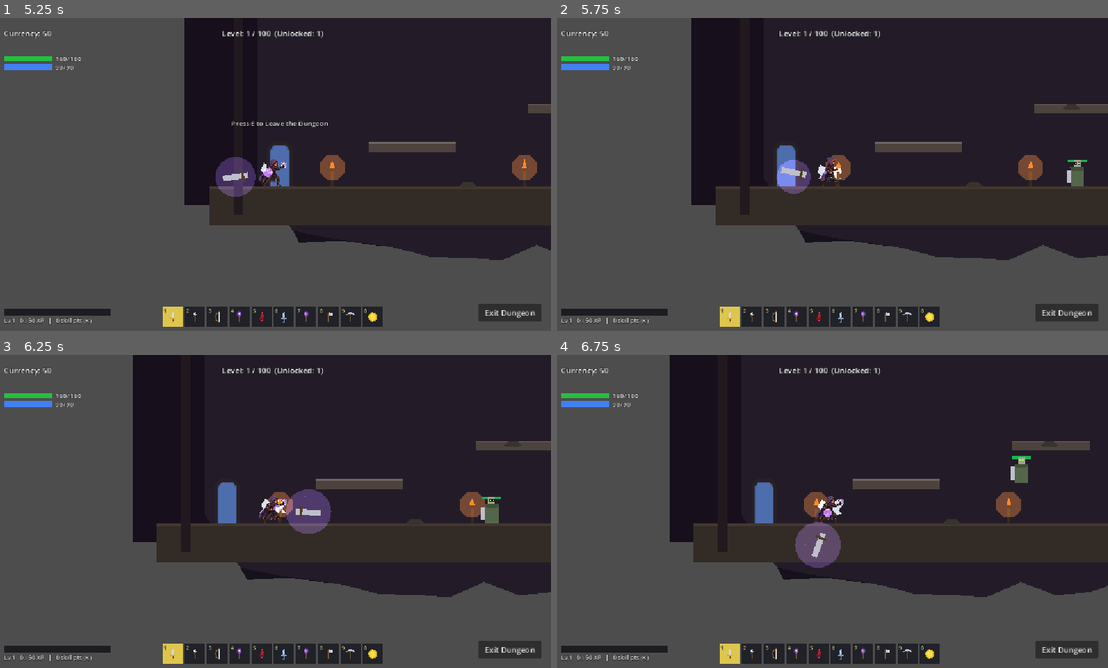
Above: before the commit, frames 1-4 (two rows, left to right).
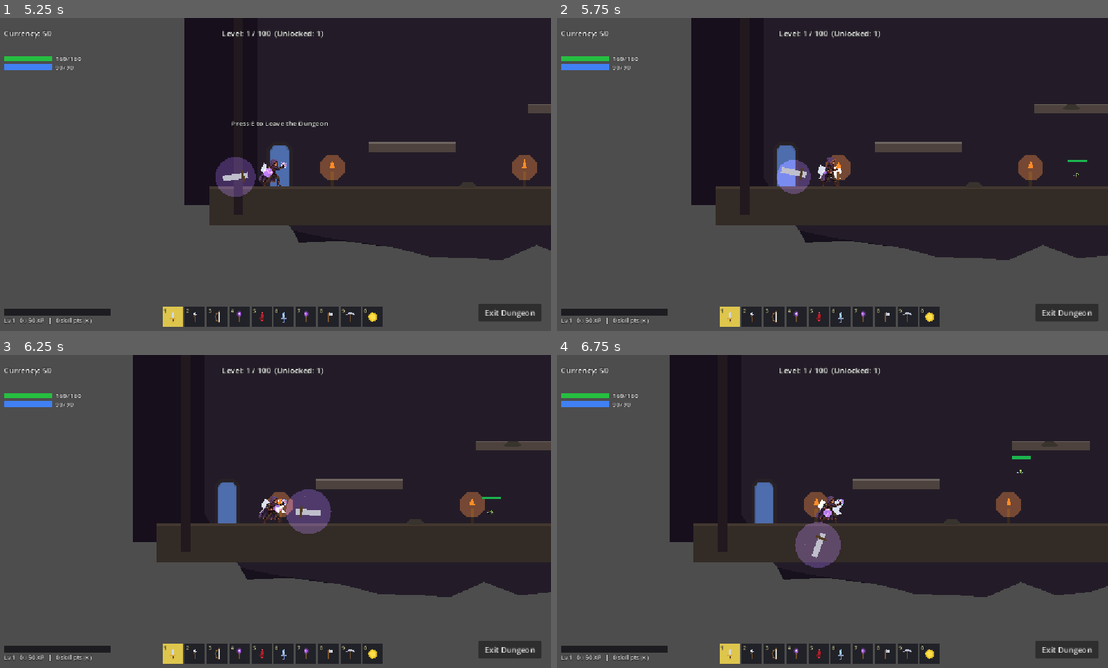
Above: after the commit, the same moments.

Repository: Bachana401/deepwood
Game: Godot game, scene res://dungeon_interior.tscn
Same seed, same stepped clock (60 frames per second), same inputs: the game is played once before the commit and once after it. This scene is started directly instead of the project's main scene. Sound files missing from this copy of the repository are replaced by a short silence.
Inputs (mouse positions are in pixels of both pictures, inside the frame that each line leads up to):
- Up to frame 1 (5.25 s): move the mouse to (242, 237) at 0.52 s; press the mouse at (242, 237) at 0.53 s; hold D (move_right) 0.53-1.25 s; tap Space (jump) at 0.77, 1.07, 3.77, 4.07 s; release the mouse at (242, 237) at 1.25 s; drag from (440, 221) to (154, 218) at 1.27 s; move the mouse to (104, 127) at 2.02 s; hold A (move_left) 2.03-2.75 s; hold P (admin_panel) 2.03-2.75 s; click (104, 127) at 2.3 s; drag from (303, 174) to (512, 111) at 2.77 s; move the mouse to (187, 96) at 3.52 s; press the mouse at (187, 96) at 3.53 s; hold A (move_left) 3.53-4.25 s; tap F (enter_dungeon) at 3.6 s; release the mouse at (187, 96) at 4.25 s; drag from (396, 158) to (269, 174) at 4.27 s; move the mouse to (159, 190) at 5.02 s; press the mouse at (159, 190) at 5.03 s; hold D (move_right) from 5.03 s (still down); tap E (interact) at 5.1 s
- Up to frame 2 (5.75 s): keep holding D (move_right)
- Up to frame 3 (6.25 s): release D (move_right) at 5.75 s; release the mouse at (159, 527) at 5.75 s; drag from (330, 442) to (517, 514) at 5.77 s
- Up to frame 4 (6.75 s): move the mouse to (799, 574) at 6.52 s; press the mouse at (799, 574) at 6.53 s; hold D (move_right) from 6.53 s (still down); right-click (799, 574) at 6.6 s

Frame 1 is identical in both runs. In frame 2, 0.2% of the frame differs, in the area x 92-96%, y 45-54%; in frame 3, 0.2%, in the area x 87-91%, y 45-54%; in frame 4, 0.2%.

Commit message:
Sprite-skinned enemies for the first dungeon blocks (levels 1-20)
Downloaded CraftPix "Tiny RPG" enemy sprites now skin the first four 5-level
archetype blocks: Orc (1-5), Blood Monster (6-10), Demon (11-15), Fallen
Soldier (16-20). When an archetype sets "sprite", enemy.gd hides the procedural
body and drives an AnimatedSprite2D (idle/walk/attack/hurt/death) sliced from
the 100x100 strips in art/enemies/<skin>/, with facing flip, hit-flash, death
anim, and respawn reset. SpriteFrames are built once per skin from the strip
widths (no hardcoded frame counts) and shared via a static cache. Nearest
texture filter keeps the pixel art crisp. Stats/weapons/balance unchanged;
blocks 5+ stay procedural. CREDITS.txt records the CraftPix free license.

Co-Authored-By: Claude Opus 4.8 <noreply@anthropic.com>

Diff:
--- a/enemy.gd
+++ b/enemy.gd
@@ -48,14 +48,14 @@
 # enemy body (color/size), picks its weapon mix, and nudges the base stats so
 # the flavor is felt in combat, not just visually.
 const ENEMY_ROSTERS = [
-	# 0 -- Ghouls (levels 1-5): shambling rotten dead, balanced weapon mix.
-	{"name": "Ghoul", "color": Color(0.33, 0.4, 0.29), "accent": Color(0.7, 1.0, 0.45), "scale": 1.0, "shape": "grunt", "weapons": ["sword", "spear", "bow"], "hp_mult": 1.0, "dmg_mult": 1.0, "speed_mult": 1.0},
-	# 1 -- Frost Wights (6-10): frozen undead skirmishers, spear & bow.
-	{"name": "Frost Wight", "color": Color(0.4, 0.5, 0.6), "accent": Color(0.7, 0.92, 1.0), "scale": 0.92, "shape": "frost", "weapons": ["spear", "bow"], "hp_mult": 0.85, "dmg_mult": 1.0, "speed_mult": 1.22},
-	# 2 -- Charred Revenants (11-15): burnt corpses, hit hard but slow.
-	{"name": "Charred Revenant", "color": Color(0.2, 0.15, 0.15), "accent": Color(1.0, 0.5, 0.12), "scale": 1.12, "shape": "ember", "weapons": ["sword", "spear"], "hp_mult": 1.3, "dmg_mult": 1.18, "speed_mult": 0.88},
-	# 3 -- Wraiths (16-20): spectral fast archers that swarm from range.
-	{"name": "Wraith", "color": Color(0.32, 0.22, 0.42), "accent": Color(0.7, 0.4, 1.0), "scale": 0.9, "shape": "wraith", "weapons": ["bow", "bow", "sword"], "hp_mult": 0.78, "dmg_mult": 1.0, "speed_mult": 1.32},
+	# 0 -- Orcs (levels 1-5): balanced weapon mix. [sprite skin]
+	{"name": "Orc", "color": Color(0.33, 0.4, 0.29), "accent": Color(0.7, 1.0, 0.45), "scale": 1.0, "shape": "grunt", "sprite": "orc", "weapons": ["sword", "spear", "bow"], "hp_mult": 1.0, "dmg_mult": 1.0, "speed_mult": 1.0},
+	# 1 -- Blood Fiends (6-10): fast skirmishers. [sprite skin]
+	{"name": "Blood Fiend", "color": Color(0.4, 0.5, 0.6), "accent": Color(0.7, 0.92, 1.0), "scale": 0.92, "shape": "frost", "sprite": "blood_monster", "weapons": ["spear", "bow"], "hp_mult": 0.85, "dmg_mult": 1.0, "speed_mult": 1.22},
+	# 2 -- Demons (11-15): hit hard but slow. [sprite skin]
+	{"name": "Demon", "color": Color(0.2, 0.15, 0.15), "accent": Color(1.0, 0.5, 0.12), "scale": 1.12, "shape": "ember", "sprite": "demon", "weapons": ["sword", "spear"], "hp_mult": 1.3, "dmg_mult": 1.18, "speed_mult": 0.88},
+	# 3 -- Fallen Soldiers (16-20): fast, archers among them. [sprite skin]
+	{"name": "Fallen Soldier", "color": Color(0.32, 0.22, 0.42), "accent": Color(0.7, 0.4, 1.0), "scale": 0.9, "shape": "wraith", "sprite": "soldier", "weapons": ["bow", "bow", "sword"], "hp_mult": 0.78, "dmg_mult": 1.0, "speed_mult": 1.32},
 	# 4 -- Bone Golems (21-25): huge tomb-bone tanks, slow, pure melee.
 	{"name": "Bone Golem", "color": Color(0.52, 0.5, 0.44), "accent": Color(0.86, 0.84, 0.72), "scale": 1.28, "shape": "stone", "weapons": ["sword"], "hp_mult": 1.7, "dmg_mult": 1.22, "speed_mult": 0.78},
 	# 5 -- Rotfiends (26-30): small, fast, diseased jabbers.
@@ -100,6 +100,24 @@
 var character_shape := "grunt"
 var accent_color := Color(0.85, 0.42, 0.3)
 
+# Optional downloaded-spritesheet skin (CraftPix Tiny RPG packs, see
+# art/enemies/). When an archetype sets "sprite", the plain procedural body is
+# hidden and this AnimatedSprite2D drives idle/walk/attack/hurt/death instead.
+const ENEMY_FRAME_SIZE := 100      # each strip is a row of 100x100 frames
+const SPRITE_SCALE := 0.6          # 100px art -> ~60px (tweak if enemies read too big/small)
+const SPRITE_Y_OFFSET := -4.0      # nudge so the character's feet sit on the floor
+const ENEMY_SKIN_ANIMS := {
+	"idle":   {"file": "idle.png",   "fps": 8.0,  "loop": true},
+	"walk":   {"file": "walk.png",   "fps": 12.0, "loop": true},
+	"attack": {"file": "attack.png", "fps": 12.0, "loop": false},
+	"hurt":   {"file": "hurt.png",   "fps": 14.0, "loop": false},
+	"death":  {"file": "death.png",  "fps": 10.0, "loop": false},
+}
+static var _frames_cache := {}     # skin name -> shared SpriteFrames
+var sprite_skin := ""
+var use_sprite := false
+var enemy_sprite: AnimatedSprite2D = null
+
 func _ready() -> void:
 	start_x = global_position.x
 	spawn_position = global_position
@@ -139,6 +157,7 @@
 		weapon_type = weapons[randi() % weapons.size()]
 	character_shape = data.get("shape", "grunt")
 	accent_color = data.get("accent", accent_color)
+	sprite_skin = data.get("sprite", "")
 	wave_hp_multiplier *= float(data.get("hp_mult", 1.0))
 	wave_damage_multiplier *= float(data.get("dmg_mult", 1.0))
 	wave_speed_multiplier *= float(data.get("speed_mult", 1.0))
@@ -151,6 +170,11 @@
 func build_character() -> void:
 	if has_node("Features"):
 		$Features.queue_free()
+	# A downloaded-spritesheet archetype hides the procedural body entirely and
+	# animates from strips instead.
+	if sprite_skin != "":
+		_build_sprite_visual()
+		return
 	var f := Node2D.new()
 	f.name = "Features"
 	add_child(f)
@@ -228,6 +252,67 @@
 	p.color = color
 	parent.add_child(p)
 
+# --- Spritesheet-skinned enemies (downloaded art) ---
+# Hide the procedural body/weapon and drive an AnimatedSprite2D from combat
+# state. The strips live in art/enemies/<skin>/; SpriteFrames are built once per
+# skin and shared across every enemy wearing it.
+func _build_sprite_visual() -> void:
+	use_sprite = true
+	$ColorRect.visible = false
+	$WeaponIcon.visible = false
+	$BowVisual.visible = false
+	var spr := AnimatedSprite2D.new()
+	spr.name = "Skin"
+	spr.sprite_frames = _enemy_frames(sprite_skin)
+	spr.texture_filter = CanvasItem.TEXTURE_FILTER_NEAREST   # keep pixel art crisp
+	spr.scale = Vector2(SPRITE_SCALE, SPRITE_SCALE)
+	spr.offset = Vector2(0, SPRITE_Y_OFFSET)
+	spr.animation = "idle"
+	spr.play("idle")
+	add_child(spr)
+	enemy_sprite = spr
+
+# Build (and cache) a SpriteFrames from a skin's strips. Each strip is one row
+# of 100x100 frames; frame count is read from the texture width so nothing is
+# hardcoded per character.
+func _enemy_frames(skin: String) -> SpriteFrames:
+	if _frames_cache.has(skin):
+		return _frames_cache[skin]
+	var sf := SpriteFrames.new()
+	if sf.has_animation("default"):
+		sf.remove_animation("default")
+	for anim in ENEMY_SKIN_ANIMS:
+		var info: Dictionary = ENEMY_SKIN_ANIMS[anim]
+		sf.add_animation(anim)
+		sf.set_animation_loop(anim, info["loop"])
+		sf.set_animation_speed(anim, info["fps"])
+		var tex: Texture2D = load("res://art/enemies/%s/%s" % [skin, info["file"]])
+		if tex == null:
+			continue
+		var count: int = maxi(1, int(tex.get_width() / ENEMY_FRAME_SIZE))
+		var h: int = tex.get_height()
+		for i in range(count):
+			var at := AtlasTexture.new()
+			at.atlas = tex
+			at.region = Rect2(i * ENEMY_FRAME_SIZE, 0, ENEMY_FRAME_SIZE, h)
+			sf.add_frame(anim, at)
+	_frames_cache[skin] = sf
+	return sf
+
+# Pick idle/walk/attack from state each frame, and face the player. (Death and
+# hurt are driven from die()/flash_hit().)
+func _update_enemy_anim() -> void:
+	if enemy_sprite == null:
+		return
+	enemy_sprite.flip_h = facing_direction < 0
+	var want := "idle"
+	if is_attacking:
+		want = "attack"
+	elif absf(velocity.x) > 5.0:
+		want = "walk"
+	if enemy_sprite.animation != want:
+		enemy_sprite.play(want)
+
 func setup_weapon_visual() -> void:
 	var stats = WEAPONS.get(weapon_type, WEAPONS["sword"])
 	if weapon_type == "bow":
@@ -331,6 +416,8 @@
 		facing_direction = 1
 	elif velocity.x < 0:
 		facing_direction = -1
+	if use_sprite:
+		_update_enemy_anim()
 	if not is_attacking:
 		update_weapon_icon_position()
 
@@ -477,6 +564,10 @@
 	is_knocked_back = false
 
 func flash_hit() -> void:
+	if use_sprite and enemy_sprite != null:
+		enemy_sprite.modulate = Color(2.4, 2.4, 2.4)
+		create_tween().tween_property(enemy_sprite, "modulate", Color(1, 1, 1), 0.15)
+		return
 	$ColorRect.color = Color(1, 1, 1)
 	var tween = create_tween()
 	tween.tween_property($ColorRect, "color", base_color.darkened(clamp(generation * 0.15, 0.0, 0.6)), 0.15)
@@ -517,10 +608,15 @@
 
 func play_death_animation() -> void:
 	spawn_death_particles()
+	if use_sprite and enemy_sprite != null:
+		enemy_sprite.play("death")
 	var tween = create_tween()
 	tween.set_parallel(true)
-	tween.tween_property($ColorRect, "color", Color(1.0, 0.35, 0.05, 1), 0.15)
-	tween.tween_property($ColorRect, "modulate:a", 0.0, 0.45).set_delay(0.1)
+	if use_sprite and enemy_sprite != null:
+		tween.tween_property(enemy_sprite, "modulate:a", 0.0, 0.45).set_delay(0.18)
+	else:
+		tween.tween_property($ColorRect, "color", Color(1.0, 0.35, 0.05, 1), 0.15)
+		tween.tween_property($ColorRect, "modulate:a", 0.0, 0.45).set_delay(0.1)
 	if has_node("Features"):
 		tween.tween_property($Features, "modulate:a", 0.0, 0.45).set_delay(0.1)
 	tween.tween_property(self, "scale", Vector2(0.15, 0.15), 0.45).set_trans(Tween.TRANS_QUAD).set_ease(Tween.EASE_IN)
@@ -627,6 +723,9 @@
 	visible = true
 	scale = Vector2.ONE
 	$ColorRect.modulate = Color(1, 1, 1, 1)
+	if use_sprite and enemy_sprite != null:
+		enemy_sprite.modulate = Color(1, 1, 1, 1)
+		enemy_sprite.play("idle")
 	$CollisionShape2D.set_deferred("disabled", false)
 	update_health_bar()
 	update_body_color()
Not shown, added: art/enemies/CREDITS.txt
Binary file added: art/enemies/blood_monster/attack.png
Not shown, added: art/enemies/blood_monster/attack.png.import
Binary file added: art/enemies/blood_monster/death.png
Not shown, added: art/enemies/blood_monster/death.png.import
Binary file added: art/enemies/blood_monster/hurt.png
Not shown, added: art/enemies/blood_monster/hurt.png.import
Binary file added: art/enemies/blood_monster/idle.png
Not shown, added: art/enemies/blood_monster/idle.png.import
Binary file added: art/enemies/blood_monster/walk.png
Not shown, added: art/enemies/blood_monster/walk.png.import
Binary file added: art/enemies/demon/attack.png
(and 29 more such lines)
